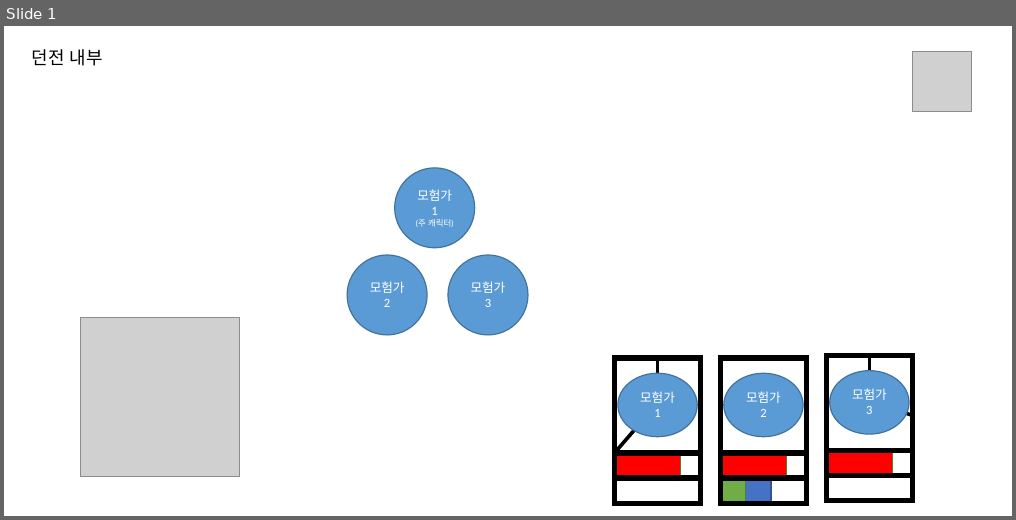
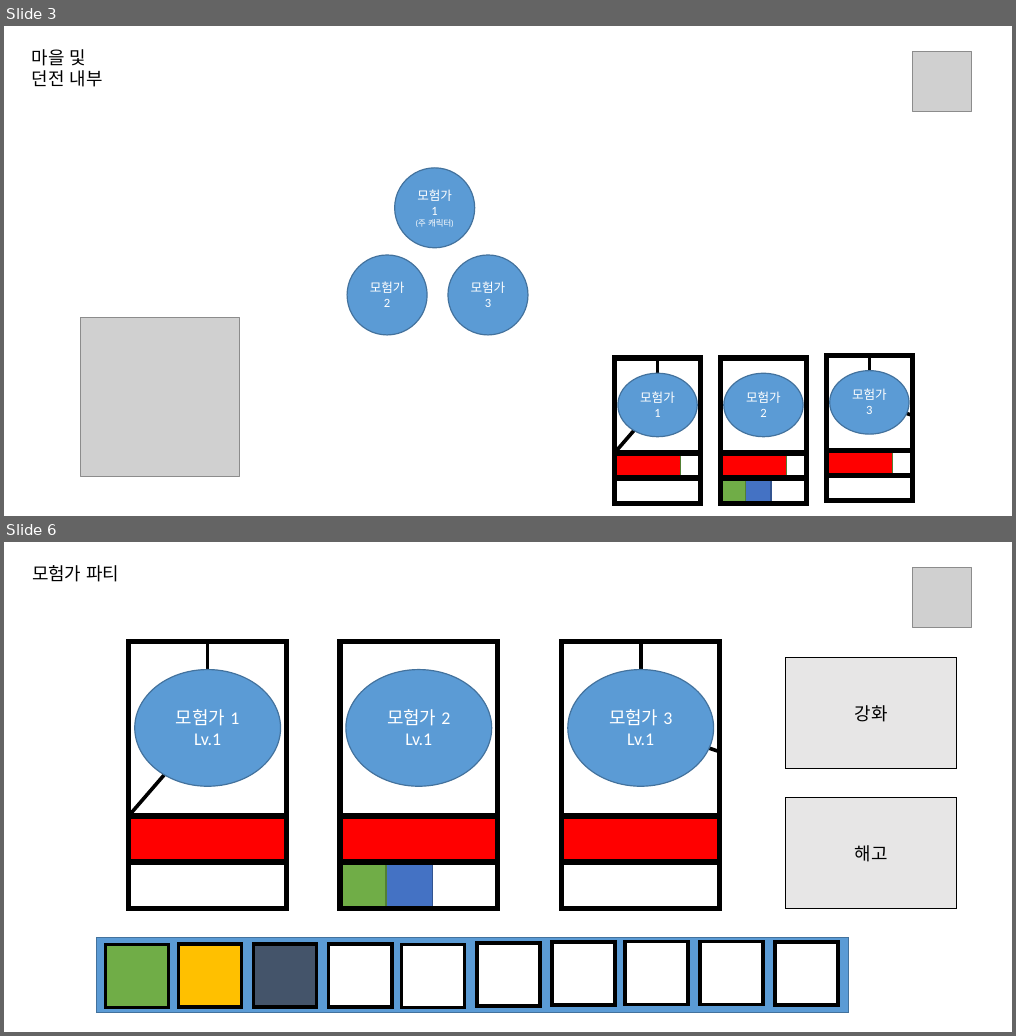
Before and after one commit to cgim971/DayDay_Project_1, a slide deck: 기획/기획서-ppt.pptx. Shown one above the other, each under a label of ours: slide 1 before the commit, slides 3 and 6 after it; the slides between them are not shown. The pictures are 1016x520 and 1016x1036 pixels, drawn with LibreOffice and Linux fonts; fonts in the diff are those of the drawing; grey boxes stand for pictures. Boxes give left, top, right and bottom in pixels: in the first picture for what was removed or moved away, otherwise in the second. Text is boxed around its words. In the diff, an @@ line names an element or a change of style, - is before the commit and + after.

```diff
--- a/기획/기획서-ppt.pptx
+++ b/기획/기획서-ppt.pptx
@@ slide 6 added at (x1=4, y1=542, x2=1012, y2=1032), background #FFFFFF @@
@@ text added at (x1=32, y1=565, x2=119, y2=582), 15 pt, text #000000 @@
+모험가 파티
@@ picture added at (x1=912, y1=567, x2=972, y2=627) @@
@@ rectangle added at (x1=785, y1=658, x2=957, y2=769), fill #E7E6E6, outline #000000 1 pt, 15 pt, text #000000 @@
+강화
@@ rectangle added at (x1=785, y1=798, x2=957, y2=909), fill #E7E6E6, outline #000000 1 pt, 15 pt, text #000000 @@
+해고
@@ group added at (x1=129, y1=642, x2=287, y2=909): 4 rectangles, 2 lines, 1 ellipse @@
+모험가 1
+Lv.1
@@ group added at (x1=340, y1=642, x2=498, y2=909): 6 rectangles, 1 ellipse @@
+모험가 2
+Lv.1
@@ group added at (x1=562, y1=642, x2=720, y2=909): 4 rectangles, 2 lines, 1 ellipse @@
+모험가 3
+Lv.1
@@ rectangle added at (x1=97, y1=938, x2=848, y2=1013), fill #5B9BD5, outline #43739E 1 pt @@
@@ rectangle added at (x1=105, y1=945, x2=168, y2=1008), fill #70AD47, outline #000000 3 pt @@
@@ rectangle added at (x1=179, y1=944, x2=242, y2=1007), fill #FFC000, outline #000000 3 pt @@
@@ rectangle added at (x1=254, y1=944, x2=317, y2=1007), fill #44546A, outline #000000 3 pt @@
@@ rectangle added at (x1=328, y1=944, x2=392, y2=1007), fill #FFFFFF, outline #000000 3 pt @@
@@ rectangle added at (x1=402, y1=945, x2=465, y2=1008), fill #FFFFFF, outline #000000 3 pt @@
@@ rectangle added at (x1=477, y1=943, x2=540, y2=1007), fill #FFFFFF, outline #000000 3 pt @@
@@ rectangle added at (x1=552, y1=943, x2=615, y2=1006), fill #FFFFFF, outline #000000 3 pt @@
@@ rectangle added at (x1=625, y1=942, x2=688, y2=1005), fill #FFFFFF, outline #000000 3 pt @@
@@ rectangle added at (x1=701, y1=942, x2=764, y2=1005), fill #FFFFFF, outline #000000 3 pt @@
@@ rectangle added at (x1=776, y1=943, x2=839, y2=1006), fill #FFFFFF, outline #000000 3 pt @@
@@ what was slide 1 is now slide 3 @@
@@ slide 3 changed as well @@
@@ text at (x1=32, y1=49, x2=103, y2=87): text changed @@
-던전 내부
+마을 및 던전 내부
```
Also in this commit, not shown: 1 other slide changed, 3 other slides added, 1 other file.
